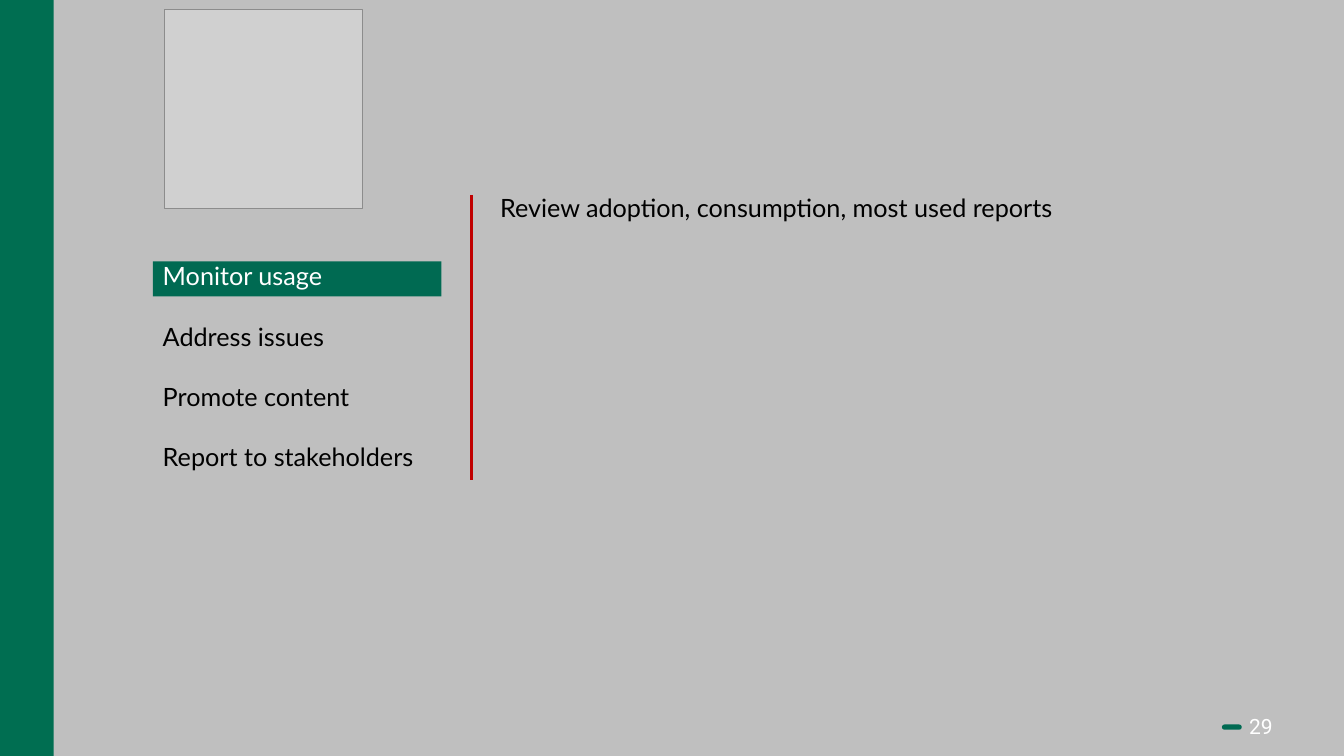
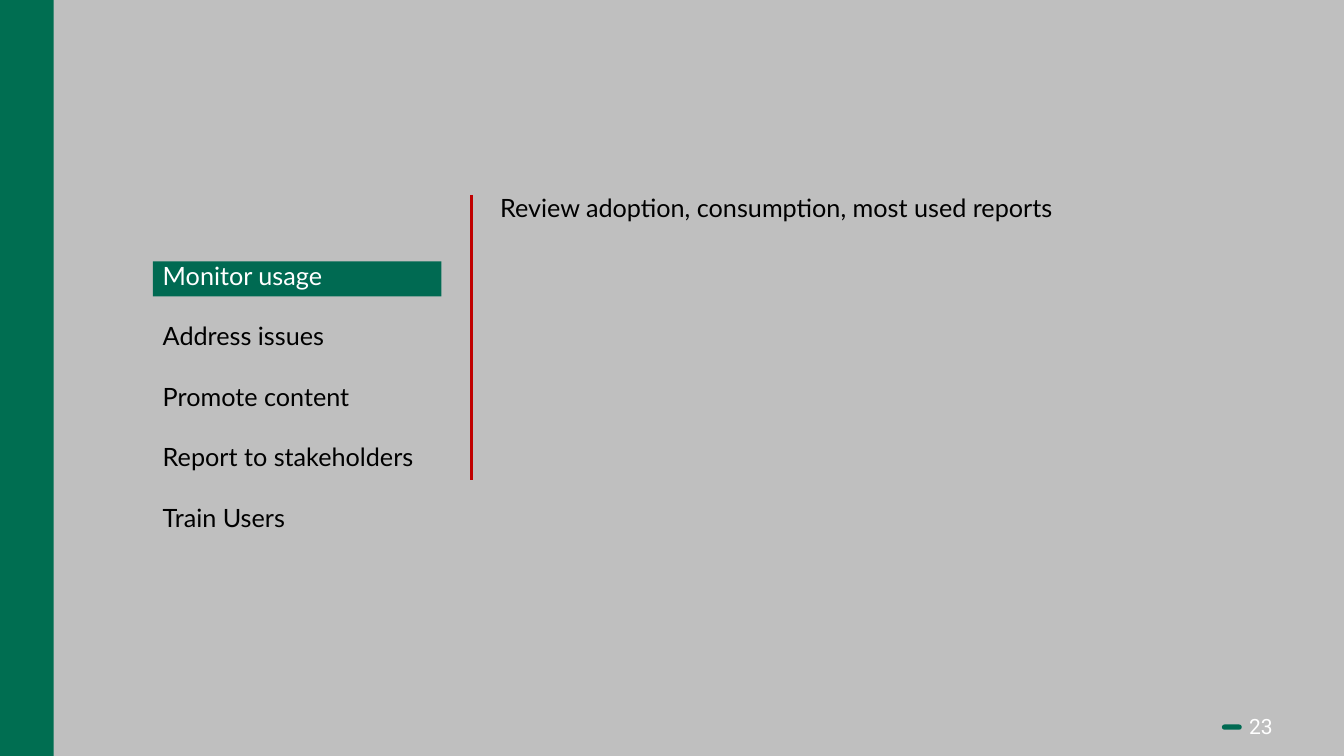
Before and after one commit to Bedrock-Data/Presentations, a slide deck: slide 23 of Power BI Admin - no animations.pptx (slide 29 before the commit). Drawn at 1344x756 pixels with LibreOffice and Linux fonts; fonts in the diff are those of the drawing; grey boxes stand for pictures. Boxes give left, top, right and bottom in pixels: in the first picture for what was removed or moved away, otherwise in the second. Text is boxed around its words. In the diff, an @@ line names an element or a change of style, - is before the commit and + after.

```diff
--- a/Power BI Admin - no animations.pptx
+++ b/Power BI Admin - no animations.pptx
@@ picture removed at (164, 10, 363, 209) @@
@@ text at (163, 447, 414, 527): text changed @@
-Report to stakeholders
+Report to stakeholders
+Train Users
@@ page number at (1249, 719, 1273, 734): text changed @@
-29
+23
```
Also in this commit, not shown: 15 other slides changed, 1 slide added, 6 slides removed.
